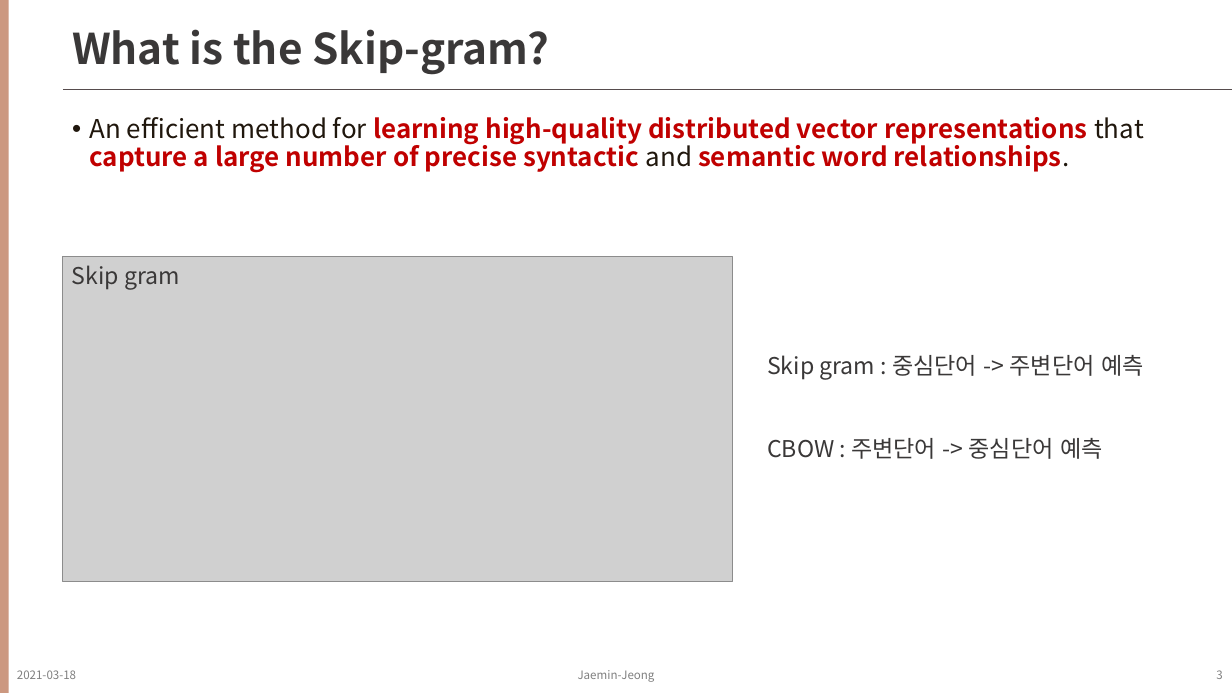
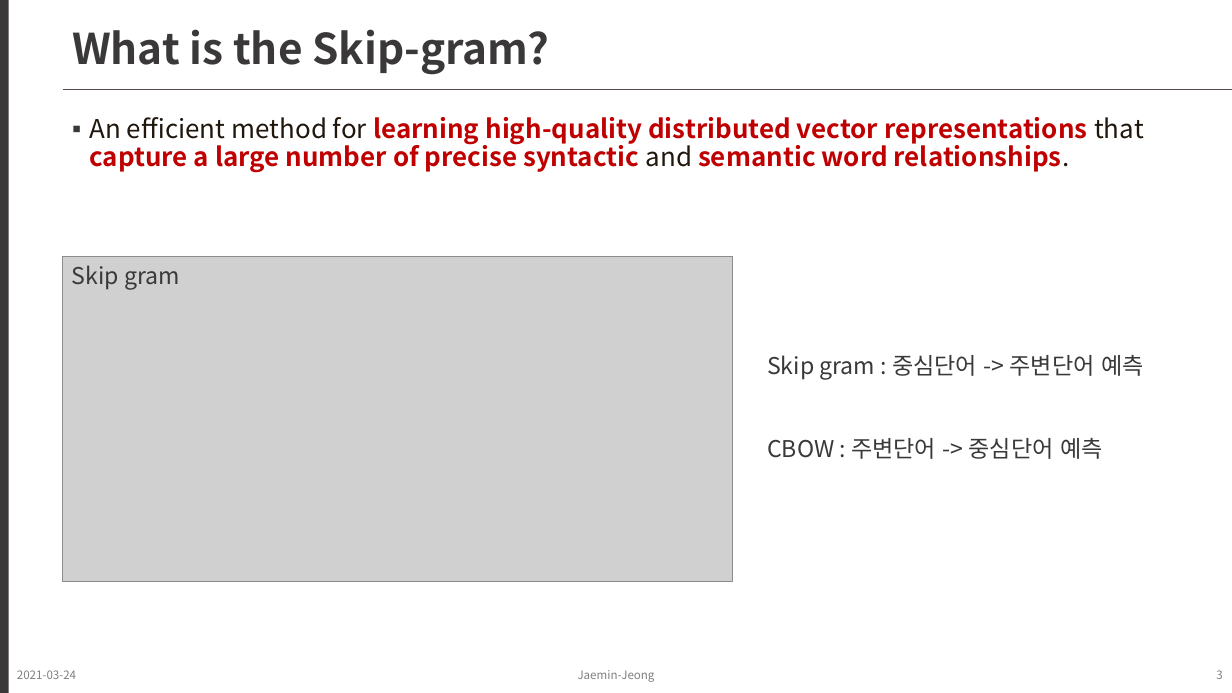
Before and after one commit to jjeamin/jjeamin.github.io, a slide deck: slide 3 of assets/slide/2021-03-02-Distributed_Representations_of_Words_and_Phrases.pptx. Drawn at 1232x693 pixels with LibreOffice and Linux fonts; fonts in the diff are those of the drawing; grey boxes stand for pictures; background and template pictures are left out. Boxes give left, top, right and bottom in pixels: in the first picture for what was removed or moved away, otherwise in the second. Text is boxed around its words. In the diff, an @@ line names an element or a change of style, - is before the commit and + after.

Commit message:
Update ppt theme

```diff
--- a/assets/slide/2021-03-02-Distributed_Representations_of_Words_and_Phrases.pptx
+++ b/assets/slide/2021-03-02-Distributed_Representations_of_Words_and_Phrases.pptx
@@ rectangle at (0,0,8,693): fill #CC9880 to #3A3838 @@
@@ text "An efficient method for learning ..." at (89,117,1144,173): bullet • to ▪ @@
@@ text at (17,670,76,679): text changed @@
-2021-03-18
+2021-03-24
```
Also in this commit, not shown: 22 other slides changed, 1 other file.
